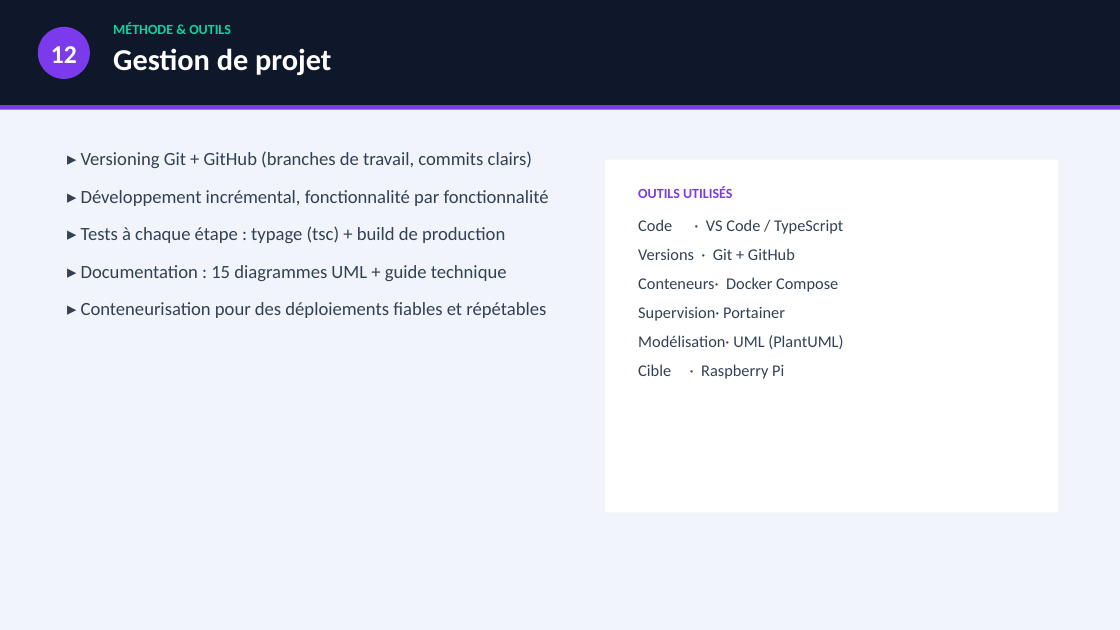
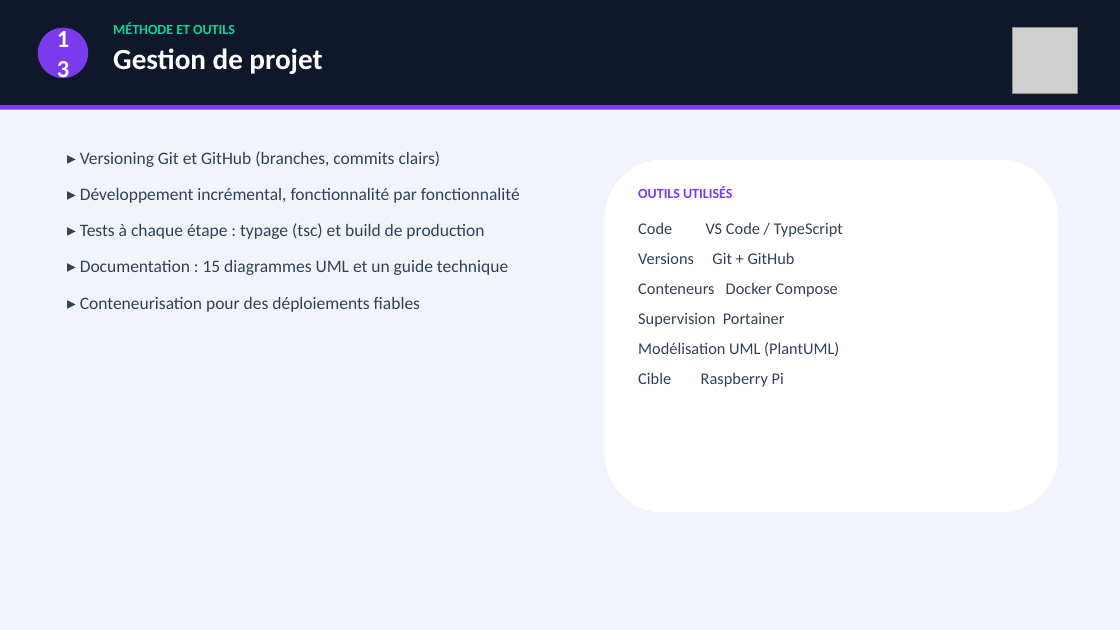
Before and after one commit to NewGenesisAgency/color_room, a slide deck: slide 17 of ColorRoom_Presentation_BTS_CIEL.pptx (slide 15 before the commit). Drawn at 1120x630 pixels with LibreOffice and Linux fonts; fonts in the diff are those of the drawing; grey boxes stand for pictures. Boxes give left, top, right and bottom in pixels: in the first picture for what was removed or moved away, otherwise in the second. Text is boxed around its words. In the diff, an @@ line names an element or a change of style, - is before the commit and + after.

```diff
--- a/ColorRoom_Presentation_BTS_CIEL.pptx
+++ b/ColorRoom_Presentation_BTS_CIEL.pptx
@@ text at (x1=113, y1=23, x2=235, y2=34): text changed @@
-MÉTHODE & OUTILS
+MÉTHODE ET OUTILS
@@ picture added at (x1=1012, y1=28, x2=1078, y2=93) @@
@@ text in ellipse at (x1=51, y1=46, x2=77, y2=63): text changed; size 22 to 21 pt @@
-12
+13
@@ text at (x1=113, y1=48, x2=322, y2=74): size 26 to 25 pt in "Gestion de projet" @@
@@ text at (x1=80, y1=151, x2=441, y2=167): text changed; size 16 to 15 pt @@
-▸ Versioning Git + GitHub (branches de travail, commits clairs)
+▸ Versioning Git et GitHub (branches, commits clairs)
@@ rounded rectangle at (x1=605, y1=160, x2=1059, y2=513): rectangle to rounded rectangle @@
@@ text at (x1=80, y1=188, x2=520, y2=203): size 16 to 15 pt in "▸ Développement incrémental, fonctionnalité par fonctionnali ..." @@
@@ text at (x1=80, y1=223, x2=508, y2=312): text changed; size 16 to 15 pt @@
-▸ Tests à chaque étape : typage (tsc) + build de production
-▸ Documentation : 15 diagrammes UML + guide technique
-▸ Conteneurisation pour des déploiements fiables et répétables
+▸ Tests à chaque étape : typage (tsc) et build de production
+▸ Documentation : 15 diagrammes UML et un guide technique
+▸ Conteneurisation pour des déploiements fiables
@@ text at (x1=638, y1=222, x2=843, y2=387): text changed @@
-Code · VS Code / TypeScript
-Versions · Git + GitHub
-Conteneurs· Docker Compose
-Supervision· Portainer
-Modélisation· UML (PlantUML)
-Cible · Raspberry Pi
+Code VS Code / TypeScript
+Versions Git + GitHub
+Conteneurs Docker Compose
+Supervision Portainer
+Modélisation UML (PlantUML)
+Cible Raspberry Pi
```
Also in this commit, not shown: 18 other slides changed, 2 slides added, 24 other files.
